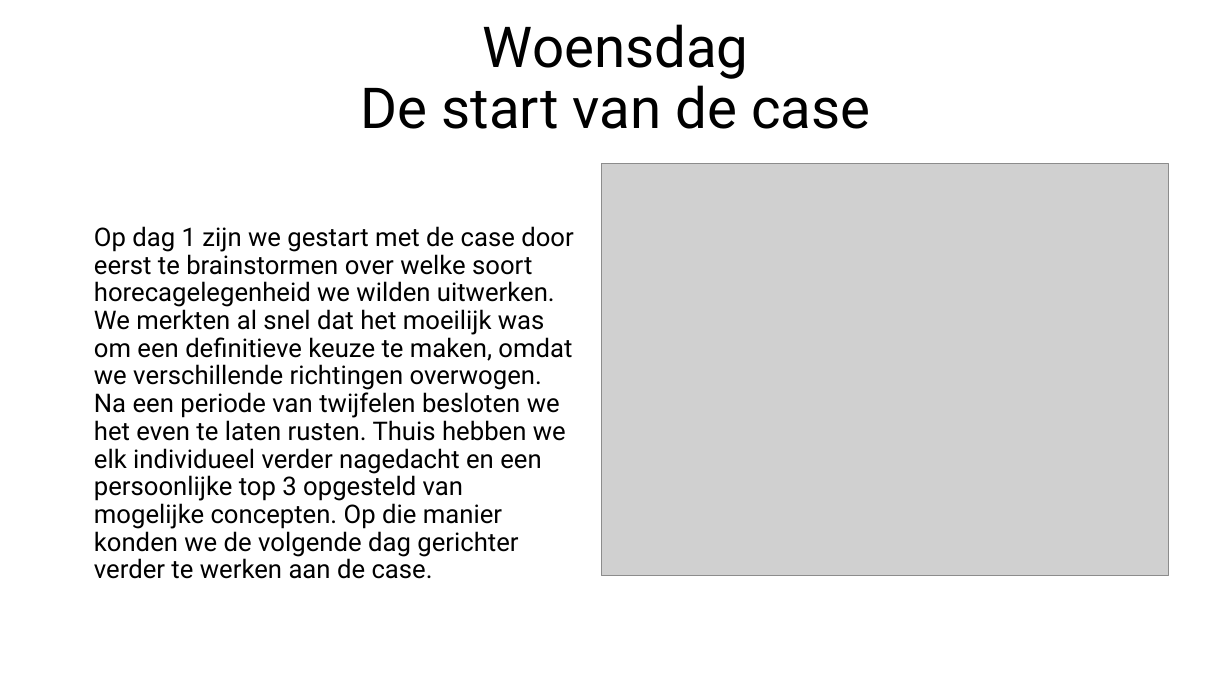
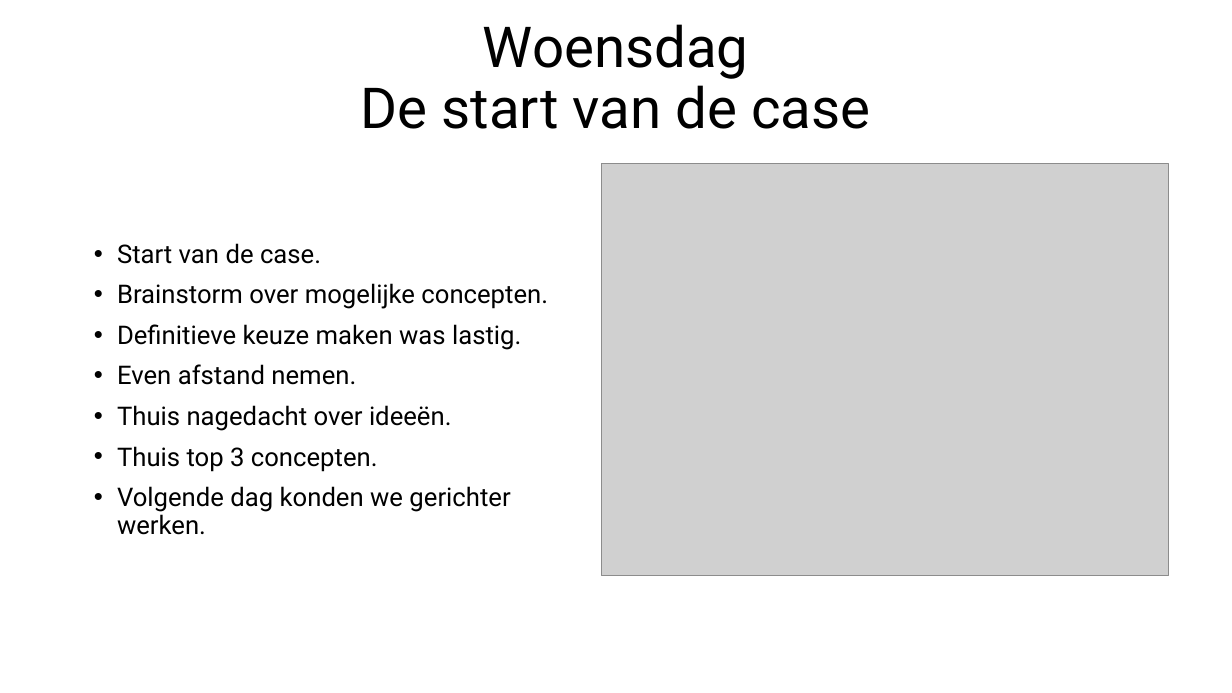
Before and after one commit to codezi-be/case, a slide deck: slide 2 of presentatie/CASE.pptx. Drawn at 1232x693 pixels with LibreOffice and Linux fonts; fonts in the diff are those of the drawing; grey boxes stand for pictures. Boxes give left, top, right and bottom in pixels: in the first picture for what was removed or moved away, otherwise in the second. Text is boxed around its words. In the diff, an @@ line names an element or a change of style, - is before the commit and + after.

```diff
--- a/presentatie/CASE.pptx
+++ b/presentatie/CASE.pptx
@@ text at box(117, 243, 548, 535): text changed @@
-Op dag 1 zijn we gestart met de case door eerst te brainstormen over welke soort horecagelegenheid we wilden uitwerken. We merkten al snel dat het moeilijk was om een definitieve keuze te maken, omdat we verschillende richtingen overwogen. Na een periode van twijfelen besloten we het even te laten rusten. Thuis hebben we elk individueel verder nagedacht en een persoonlijke top 3 opgesteld van mogelijke concepten. Op die manier konden we de volgende dag gerichter verder te werken aan de case.
+• Start van de case.
+• Brainstorm over mogelijke concepten.
+• Definitieve keuze maken was lastig.
+• Even afstand nemen.
+• Thuis nagedacht over ideeën.
+• Thuis top 3 concepten.
+• Volgende dag konden we gerichter werken.
```
Also in this commit, not shown: 7 other slides changed.
